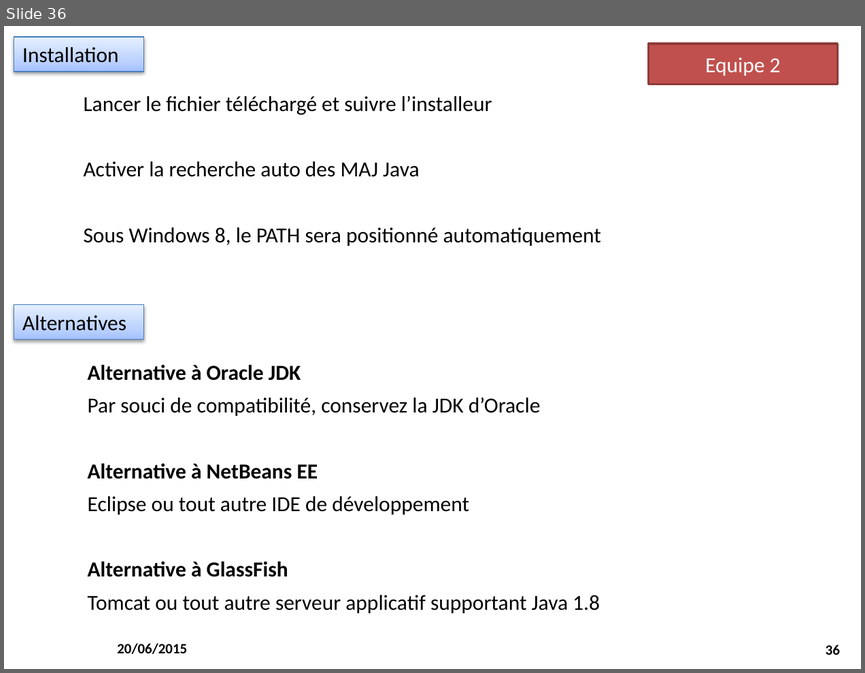
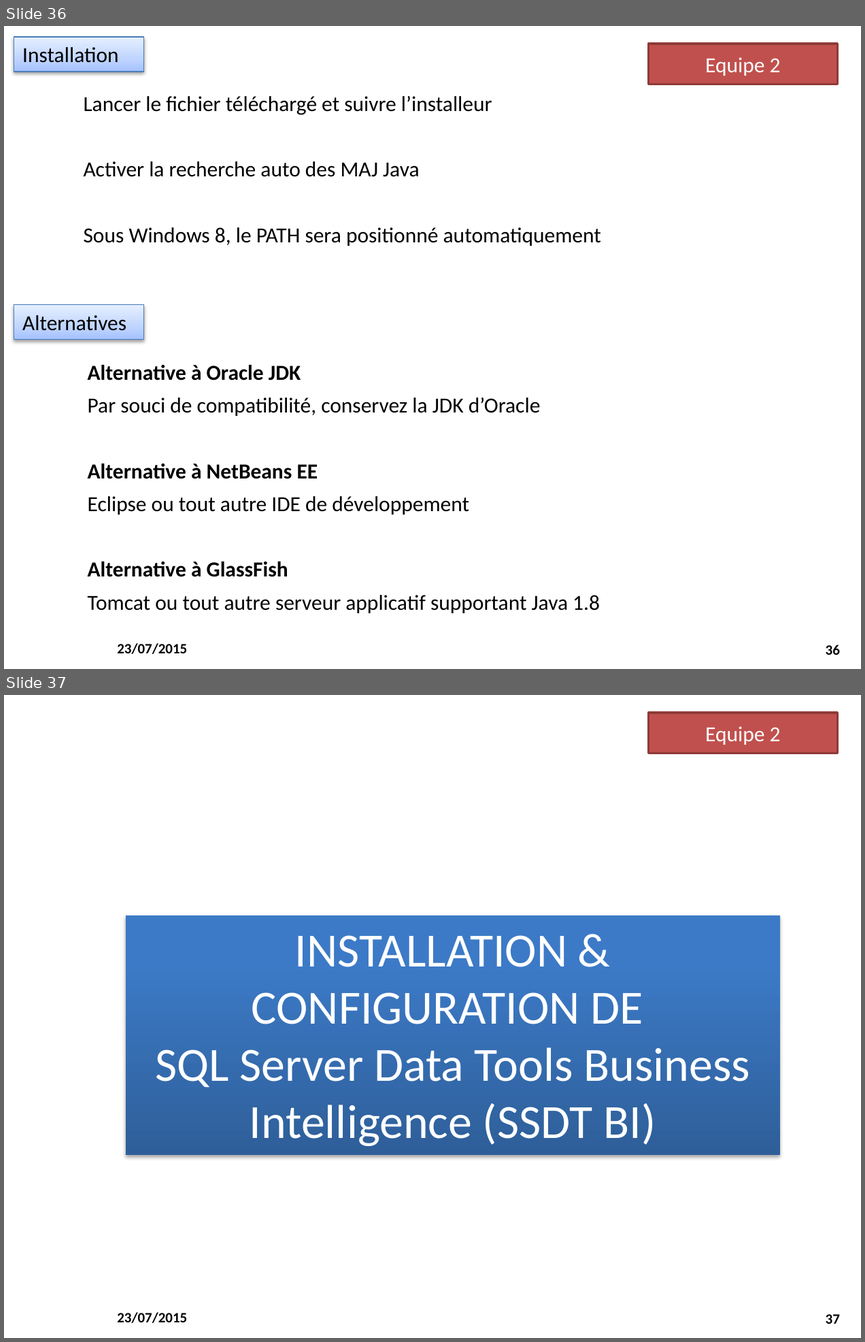
Before and after one commit to M2SIID-ODE/Projet_ODE, a slide deck: Documentation/3 - Documentation technique/Installation_PostesDevs.pptx. Shown one above the other, each under a label of ours: slide 36 before the commit, slides 36 and 37 after it. The pictures are 865x673 and 865x1342 pixels, drawn with LibreOffice and Linux fonts; fonts in the diff are those of the drawing; background and template pictures are left out. Boxes give left, top, right and bottom in pixels: in the first picture for what was removed or moved away, otherwise in the second. Text is boxed around its words. In the diff, an @@ line names an element or a change of style, - is before the commit and + after.

```diff
--- a/Documentation/3 - Documentation technique/Installation_PostesDevs.pptx
+++ b/Documentation/3 - Documentation technique/Installation_PostesDevs.pptx
@@ slide 37 added at [4, 695, 861, 1338], background #FFFFFF; not listed: 2 template elements that a slide beside it also shows @@
@@ rectangle added at [649, 713, 837, 753], fill #C0504D, outline #8E3B39 2 pt, 18 pt, text #FFFFFF @@
+Equipe 2
@@ rectangle added at [126, 915, 781, 1154], fill gradient #2F5F99 to #3D7CC7 to #3A7CCB, 40 pt, text #FFFFFF @@
+INSTALLATION & CONFIGURATION DE
+SQL Server Data Tools Business Intelligence (SSDT BI)
@@ slide 36 changed as well @@
@@ text at [117, 643, 187, 654]: text changed @@
-20/06/2015
+23/07/2015
```
Also in this commit, not shown: 38 other slides changed, 2 other slides added, 9 other files.
